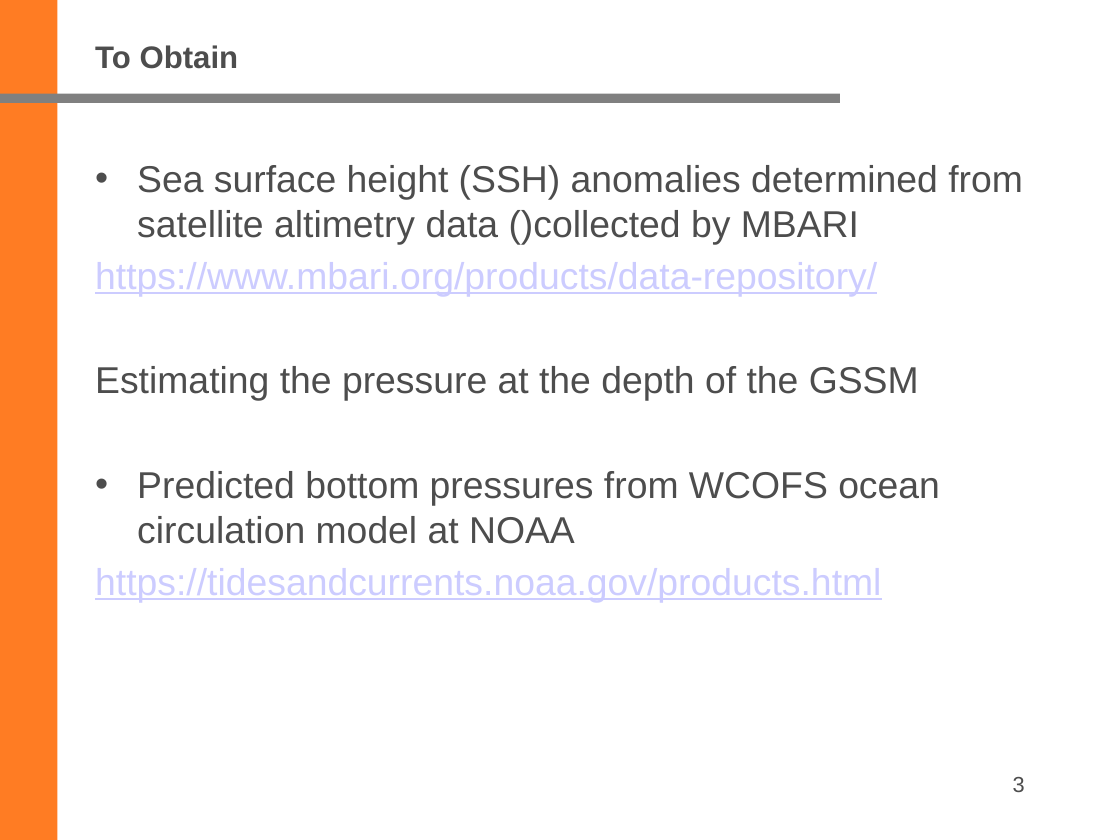
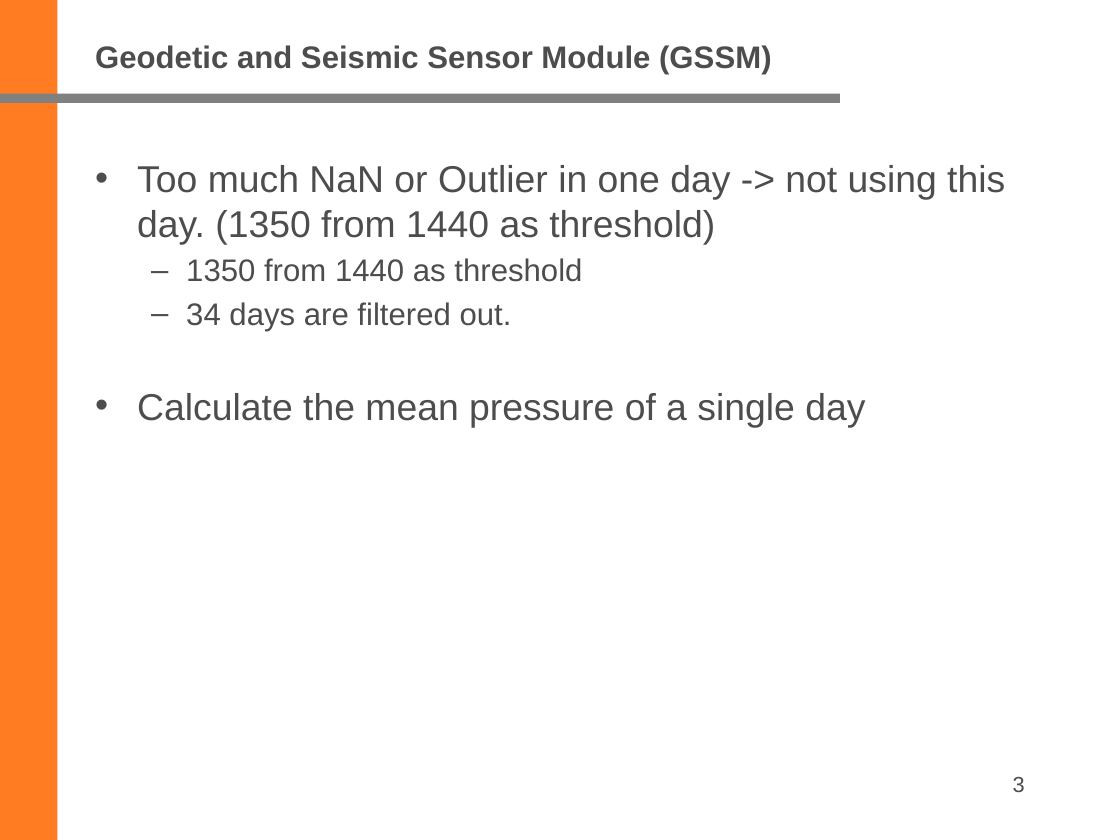
Before and after one commit to ziqing97/2.Master-SeafloorGeodesyUebung, a slide deck: slide 3 of 4/Muster.pptx. Drawn at 1120x840 pixels with LibreOffice and Linux fonts; fonts in the diff are those of the drawing; background and template pictures are left out. Boxes give left, top, right and bottom in pixels: in the first picture for what was removed or moved away, otherwise in the second. Text is boxed around its words. In the diff, an @@ line names an element or a change of style, - is before the commit and + after.

```diff
--- a/4/Muster.pptx
+++ b/4/Muster.pptx
@@ title at (x1=95, y1=45, x2=772, y2=74): text changed @@
-To Obtain
+Geodetic and Seismic Sensor Module (GSSM)
@@ text at (x1=137, y1=165, x2=1005, y2=427): text changed @@
-• Sea surface height (SSH) anomalies determined from satellite altimetry data ()collected by MBARI
-https://www.mbari.org/products/data-repository/
-Estimating the pressure at the depth of the GSSM
-• Predicted bottom pressures from WCOFS ocean circulation model at NOAA
-https://tidesandcurrents.noaa.gov/products.html
+• Too much NaN or Outlier in one day -> not using this day. (1350 from 1440 as threshold)
+  – 1350 from 1440 as threshold
+  – 34 days are filtered out.
+• Calculate the mean pressure of a single day
```
Also in this commit, not shown: 2 other slides changed, 4 slides added, 13 other files.
